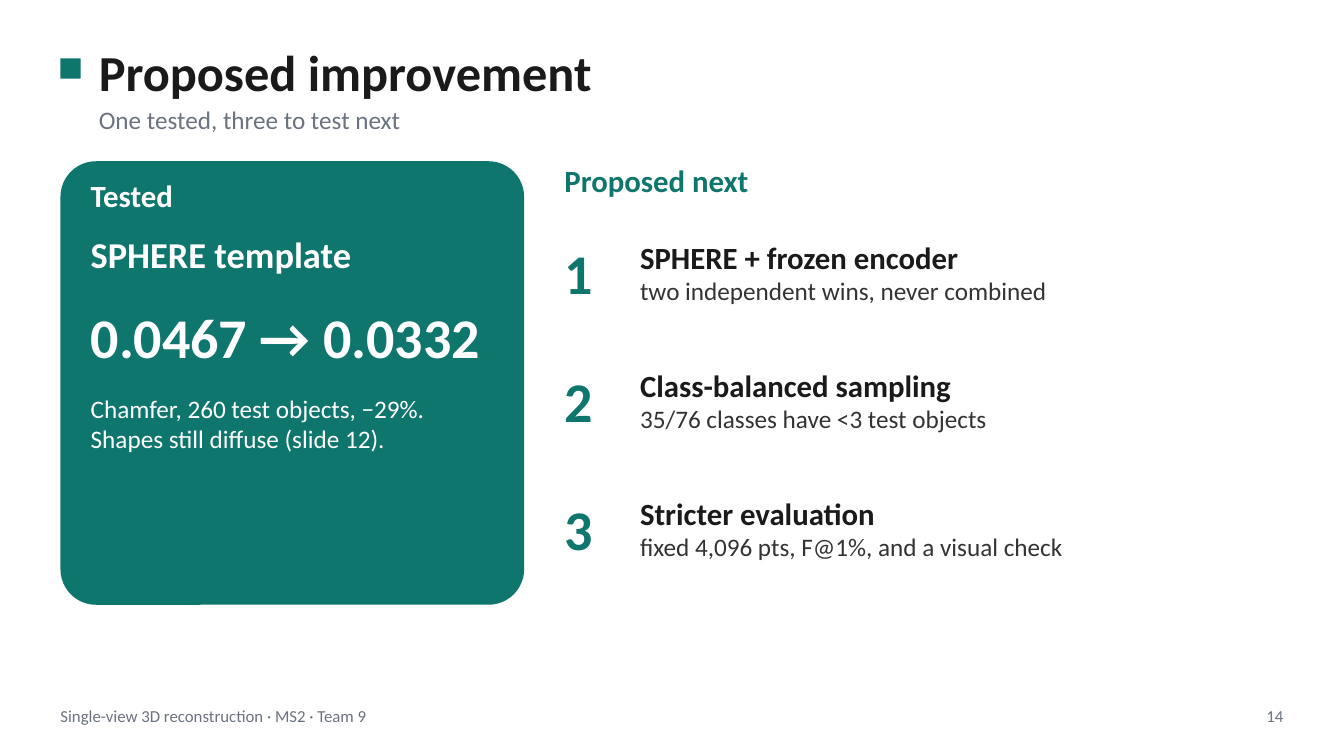
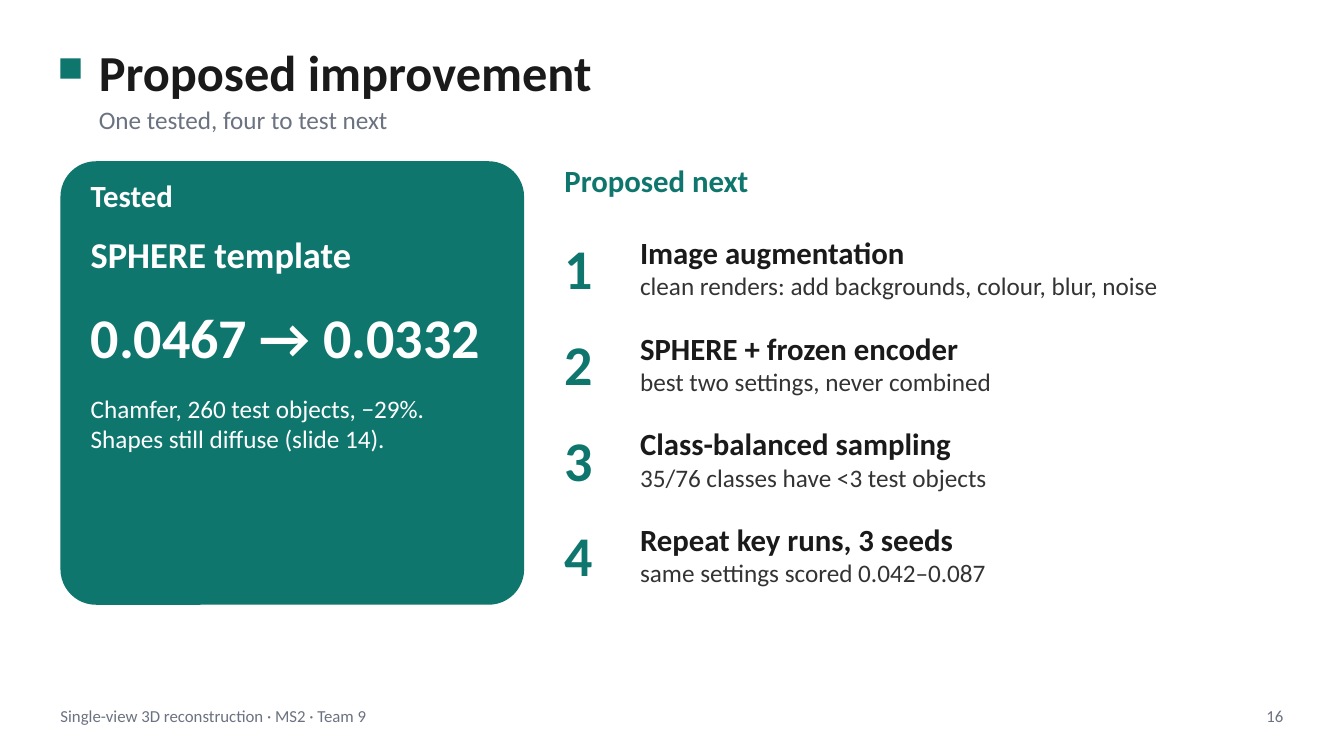
Before and after one commit to NoureldinAbdelrahman/home-omni3d, a slide deck: slide 16 of docs/ms2/ms2_problem_definition.pptx (slide 14 before the commit). Drawn at 1344x756 pixels with LibreOffice and Linux fonts; fonts in the diff are those of the drawing. Boxes give left, top, right and bottom in pixels: in the first picture for what was removed or moved away, otherwise in the second. Text is boxed around its words. In the diff, an @@ line names an element or a change of style, - is before the commit and + after.

```diff
--- a/docs/ms2/ms2_problem_definition.pptx
+++ b/docs/ms2/ms2_problem_definition.pptx
@@ text at [99,111,388,132]: text changed @@
-One tested, three to test next
+One tested, four to test next
@@ text "1": place and size @@
-text "1" at [564,257,592,294]
+text "1" at [564,252,592,289]
@@ text added at [640,242,1157,300], 18 pt, text #333333 @@
+Image augmentation
+clean renders: add backgrounds, colour, blur, noise
@@ text "2": place and size @@
-text "2" at [564,385,592,422]
+text "2" at [564,348,592,385]
@@ text "SPHERE + frozen encoder": place and size @@
-text "SPHERE + frozen encoder" at [640,247,1046,304]
+text "SPHERE + frozen encoder" at [640,338,991,396]
@@ text at [640,373,991,396]: text changed @@
-two independent wins, never combined
+best two settings, never combined
@@ text at [91,400,424,452]: text changed @@
-Chamfer, 260 test objects, −29%. Shapes still diffuse (slide 12).
+Chamfer, 260 test objects, −29%. Shapes still diffuse (slide 14).
@@ text "3": place and size @@
-text "3" at [564,513,592,551]
+text "3" at [564,444,592,482]
@@ text "Class-balanced sampling": place and size @@
-text "Class-balanced sampling" at [640,375,986,433]
+text "Class-balanced sampling" at [640,433,986,492]
@@ text removed at [640,503,1062,560] @@
-Stricter evaluation
-fixed 4,096 pts, F@1%, and a visual check
@@ text added at [564,539,592,576], 40 pt, text #0F766E, bold @@
+4
@@ text added at [640,529,985,587], 18 pt, text #333333 @@
+Repeat key runs, 3 seeds
+same settings scored 0.042–0.087
@@ text at [1266,710,1283,722]: text changed @@
-14
+16
```
Also in this commit, not shown: 13 other slides changed, 3 slides added, 2 other files.
